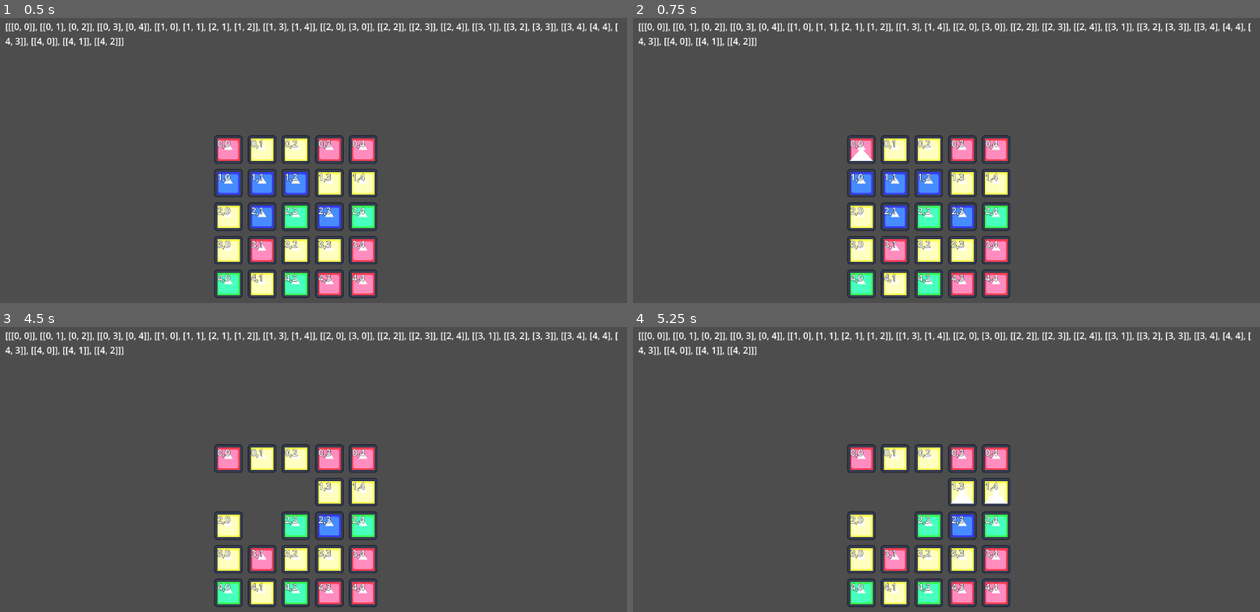
Above: before the commit, frames 1-4 (two rows, left to right).
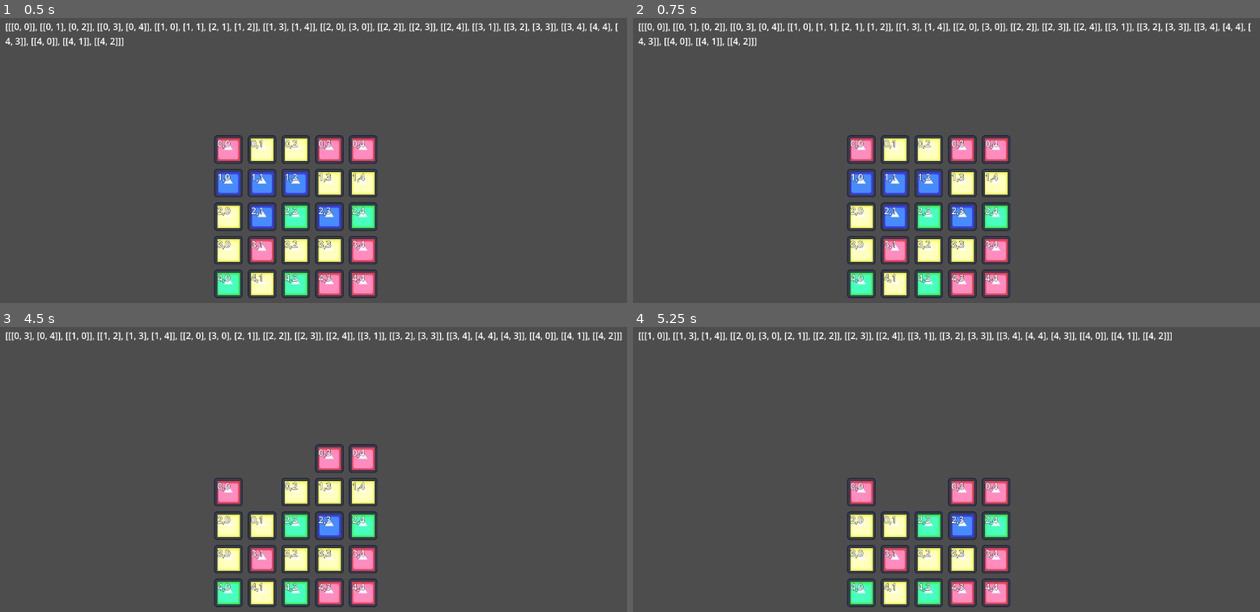
Above: after the commit, the same moments.

Repository: GandalfDG/slop-farmer-extension
Game: Godot game, scene res://game_window.tscn
Same seed, same stepped clock (60 frames per second), same inputs: the game is played once before the commit and once after it. The engine's default icon, where the game draws it, is replaced by a stand-in: a white triangle on a blue panel in a dark square.
Inputs (mouse positions are in pixels of both pictures, inside the frame that each line leads up to):
- Up to frame 1 (0.5 s): no input
- Up to frame 2 (0.75 s): tap Enter at 0.5 s; move the mouse to (858, 149) at 0.52 s; click (858, 149) at 0.6 s
- Up to frame 3 (4.5 s): tap Space at 1.25, 2.75, 4.25 s; move the mouse to (263, 458) at 1.27 s; click (263, 458) at 1.35 s; tap Enter at 2, 3.5 s; move the mouse to (294, 458) at 2.02 s; click (294, 458) at 2.1 s; move the mouse to (332, 458) at 2.77 s; click (332, 458) at 2.85 s; move the mouse to (363, 458) at 3.52 s; click (363, 458) at 3.6 s; move the mouse to (225, 492) at 4.27 s; click (225, 492) at 4.35 s
- Up to frame 4 (5.25 s): move the mouse to (965, 492) at 5.02 s; click (965, 492) at 5.1 s

Frame 1 is identical in both runs. In frame 2, less than 0.1% of the frame differs, in the area x 34-39%, y 46-51%; in frame 3, 3.7%; in frame 4, 4.7%, in the area x 0-99%, y 1-75%.

Commit message:
grid collapse downwards implemented

Diff:
--- a/grid.gd
+++ b/grid.gd
@@ -23,14 +23,13 @@
 		for column in cols:
 			var token_node: Token = token.instantiate()
 			add_child(token_node)
-			token_node.position = Vector2(offset*column, offset*row)
 			token_node.set_type(randi_range(0,3) as Token.token_type)
 			token_node.set_debug_label(str(row) + "," + str(column))
 			token_node.token_clicked.connect(_on_token_clicked.bind([row,column]))
-			token_node.token_hovered.connect(_on_token_hovered.bind([row,column]))
+			#token_node.token_hovered.connect(_on_token_hovered.bind([row,column]))
 			grid[row].append(token_node)
 
-	calculate_token_groups()
+	redraw_grid()
 
 func _on_token_clicked(token_coord):
 	var group = get_group_of_token(token_coord)
@@ -58,24 +57,42 @@
 
 	for coord in group:
 		var current_token = grid[coord[0]][coord[1]] as Token
+		if current_token == null: continue
 		current_token.set_highlighted(enable)
 
 	hovered_group = group
 
 func update_grid():
 #	search for empty cells and drop tokens above them down
+	for column in range(cols):
+		var col_array = []
+		for row in range(rows-1, -1, -1):
+#			create a temporary array from the column
+			col_array.append(grid[row][column])
+
+#		filter the nulls out of the array
+		col_array = col_array.filter(func(token): return token != null)
+
+#		put the filtered column back into the grid
+		for row in range(rows-1, -1, -1):
+			var idx = rows - row - 1
+			grid[row][column] = col_array[idx] if idx < col_array.size() else null
+
 
 # search for empty coluns and shift tokens horizontally to fill them
-	pass
 
-func populate_grid():
-	pass
+	redraw_grid()
 
-func to_grid_coord(idx):
-	pass
+func redraw_grid():
+	for row in range(rows):
+		for column in range(cols):
+			var current_token = grid[row][column]
+			if current_token == null:
+				continue
 
-func to_index(idx):
-	pass
+			current_token.position = Vector2(offset*column, offset*row)
+
+	calculate_token_groups()
 
 func calculate_token_groups():
 	groups = []
@@ -83,7 +100,7 @@
 	var group_queue = []
 	for row in rows:
 		for col in cols:
-			if [row, col] in visited_nodes:
+			if [row, col] in visited_nodes or grid[row][col] == null:
 				continue
 
 			group_queue.append([row,col])
@@ -113,9 +130,11 @@
 				)
 
 				for coord in valid_coords:
-					if (coord not in visited_nodes and
-						grid[coord[0]][coord[1]].type == current_token.type and
-						coord not in group_queue):
+					var token = grid[coord[0]][coord[1]]
+					if (token != null and
+							coord not in visited_nodes and
+							grid[coord[0]][coord[1]].type == current_token.type and
+							coord not in group_queue):
 						group_queue.append(coord)
 			groups.append(new_group)
 
